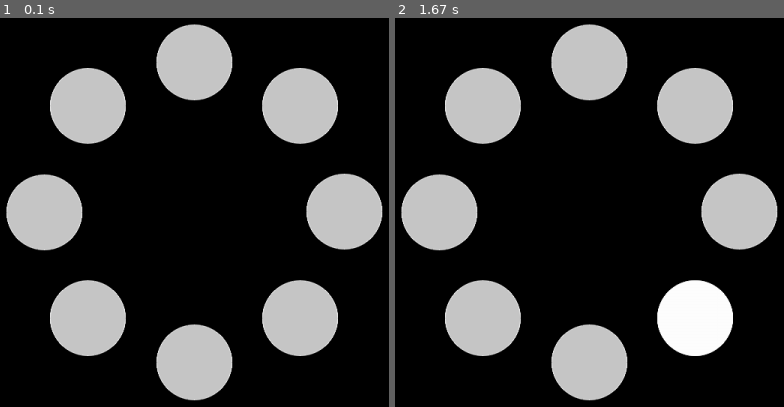
Above: before the commit, frames 1-2 (left to right).
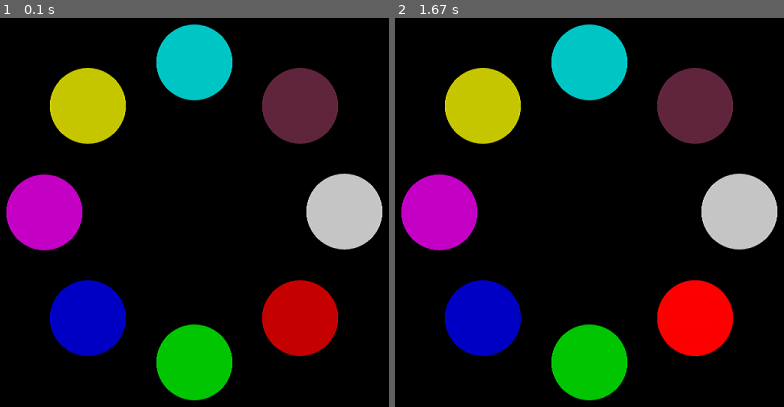
Above: after the commit, the same moments.

Repository: arieltl/genius-pygame
Game: pygame game, started from genius.py
The game is run twice, just before and just after one commit, with the same random seed, the same clock (stepped at 60 frames per second) and the same inputs.
Inputs (mouse positions are in pixels of both pictures, inside the frame that each line leads up to):
- Up to frame 1 (0.1 s): no input
- Up to frame 2 (1.67 s): click (589, 212) at 0.38 s; click (675, 344) at 0.72 s

The runs differ from the first frame. In frame 1, 21% of the frame differs, in the area x 1-87%, y 1-99%; in frame 2, 21%.

Commit message:
added colors

Diff:
--- a/CONFIG.py
+++ b/CONFIG.py
@@ -3,3 +3,5 @@
 WIDTH,HEIGHT = 1200,800
 
 DRAW_RADIUS = 200
+
+COLORS = [(255, 0, 0), (0, 255, 0), (0, 0, 255), (255, 0, 255), (255, 255, 0), (0, 255, 255), (125, 50, 80), (255, 255, 255)]
--- a/main_game.py
+++ b/main_game.py
@@ -3,7 +3,7 @@
 import pygame.gfxdraw
 from math import pi,sin,cos
 from support_classes import Circle, Note
-from CONFIG import HEIGHT,WIDTH, DRAW_RADIUS
+from CONFIG import HEIGHT,WIDTH, DRAW_RADIUS, COLORS
 
 
 circles = []
@@ -12,14 +12,20 @@
         for circle in circles:
             circle.draw(window)
 
+def calculate_scene():
+    for i, circle in enumerate(circles):
+        angle = i*2*pi/len(circles) + pi/4
+        x = int(WIDTH/2 + cos(angle) * DRAW_RADIUS)
+        y = int(HEIGHT/2 + sin(angle) * DRAW_RADIUS)
+        #circles.append(Circle((x,y),50,(255,255,255),410))
+        circle.move_to((x, y))
+
 def game_loop(window):
 
     n = 8
     for i in range(n):
-        angle = i*2*pi/n
-        x = int(WIDTH/2 + cos(angle+pi/4) * 200)
-        y = int(HEIGHT/2 + sin(angle+pi/4) * 200)
-        circles.append(Circle((x,y),50,(255,255,255),410))
+        circles.append(Circle(50,COLORS[i],410))
+    calculate_scene()
 
 
     pygame.display.set_caption('Hello World!')
--- a/support_classes.py
+++ b/support_classes.py
@@ -26,7 +26,7 @@
 
 
 class Circle:
-    def __init__(self,center,radius,color,frequency):
+    def __init__(self,radius,color,frequency,center = (0,0)):
         self.center = Point(center)
         self.radius = radius
         self.color = pygame.Color(*color)
@@ -45,3 +45,6 @@
         pygame.gfxdraw.aacircle(window,*self.center.position,self.radius,self.color)
         pygame.gfxdraw.filled_circle(window,*self.center.position,self.radius,self.color)
         self.sound.play(-1,maxtime=1000)
+
+    def move_to(self, position):
+        self.center = Point(position)
